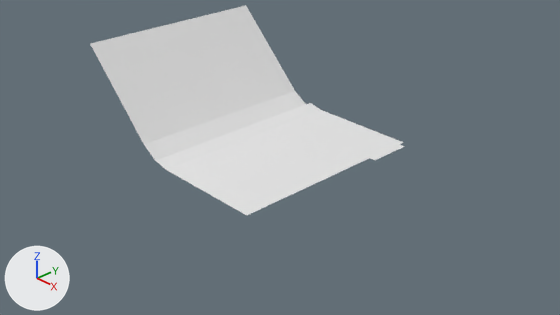
Two versions of the Blender file assets/2D/folder/folder.blend, one commit apart.
Rendered twice from the file's camera 'Camera'. Every picture has the same lights, and +X, +Y and +Z are marked at lower left. The first picture is the older version.

Objects in the first picture: 'Folder'.
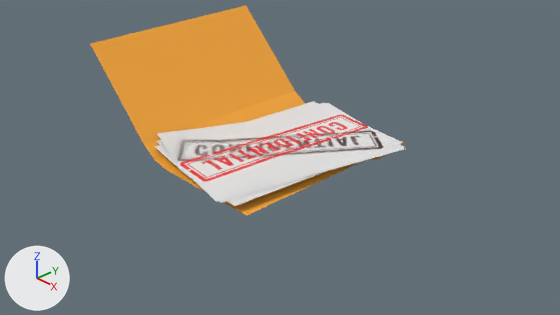
The newer file is also turned or shifted as a whole; pictures and numbers use the older file's frame.

Where the change shows, as pixel boxes (x1, y1, x2, y2) in the pictures (560 x 315 px):
'Folder', recoloured (white to orange)
    both: (90, 5, 405, 215)
'Paper.002', added
    after: (157, 103, 404, 202)
'Paper.003', added
    after: (180, 115, 368, 181)
'Paper.001', added
    after: (157, 103, 405, 203)
'Paper', added
    after: (154, 101, 402, 206)

Edits to the bpy script that builds the scene:
```text
Add img_material_001_base_color:
    img_material_001_base_color = load_image('Material.001 Base Color', 'Material.001 Base Color.png', 1024, 1024, 'sRGB')
Add img_confidential_png:
    img_confidential_png = load_image('confidential.png', 'confidential.png', 500, 350, 'sRGB')
Add mat_material_001:
    mat_material_001 = principled_material('Material.001')
    mat_material_001.texture = img_material_001_base_color
Add mat_paper_confidential:
    mat_paper_confidential = bpy.data.materials.new('Paper Confidential')
    mat_paper_confidential.use_nodes = True; mat_paper_confidential.node_tree.nodes.clear()
    _N = mat_paper_confidential.node_tree.nodes; _L = mat_paper_confidential.node_tree.links
    n0 = _N.new('ShaderNodeBsdfPrincipled'); n0.name = 'Principled BSDF'
    n1 = _N.new('ShaderNodeOutputMaterial'); n1.name = 'Material Output'
    n2 = _N.new('ShaderNodeTexImage'); n2.name = 'Image Texture'
    n2.image = img_confidential_png
    n2.projection = 'BOX'
    _L.new(n0.outputs[0], n1.inputs[0])  # 'BSDF' to 'Surface'
    _L.new(n2.outputs[1], n0.inputs[4])  # 'Alpha' to 'Alpha'
    _L.new(n2.outputs[0], n0.inputs[0])  # 'Color' to 'Base Color'
Change me_plane:
    where me_plane.from_pydata(...)  # 24 vertices, 8 faces; spans x -2.41..1.1, y -1.5..1.6, z 0.0..1.41
    add me_plane.materials.append(mat_material_001)  # picture img_material_001_base_color
Add me_plane_007:
    me_plane_007.from_pydata(...)  # 8 vertices, 3 faces; spans x -1.0..1.0, y -1.01..1.0, z 0.0..0.27
    me_plane_007.materials.append(mat_paper_confidential)
Add me_plane_006:
    me_plane_006.from_pydata([(-0.95, -0.99, 0.17), (1.0, -1.0, 0.0), (-1.0, 1.0, 0.0), (1.0, 1.0, 0.0), (-1.0, 0.5, 0.0), (-1.0, 0.0, 0.0), (-1.0, -0.49, 0.06), (-0.13, -1.01, 0.0)], [], [(0, 7, 6), (6, 7, 5), (5, 7, 1, 3, 2, 4)])
Add me_plane_005:
    me_plane_005.from_pydata([(-0.97, -1.0, 0.09), (1.0, -1.0, 0.0), (-1.0, 1.0, 0.0), (1.0, 1.0, 0.0), (-1.0, 0.5, 0.0), (-1.0, 0.0, 0.0), (-1.0, -0.49, 0.06), (-0.02, -1.01, 0.0)], [], [(0, 7, 6), (6, 7, 5), (5, 7, 1, 3, 2, 4)])
Add me_plane_001:
    me_plane_001.from_pydata([(-0.97, -1.0, 0.08), (1.0, -1.0, 0.0), (-1.0, 1.0, 0.0), (1.0, 1.0, 0.0), (-1.0, 0.5, 0.0), (-1.0, 0.0, 0.0), (-0.99, -0.49, 0.05), (-0.02, -1.01, -0.02)], [], [(0, 7, 6), (6, 7, 5), (5, 7, 1, 3, 2, 4)])
Add ob_paper_003:
    ob_paper_003 = bpy.data.objects.new('Paper.003', me_plane_007)
    ob_paper_003.location = (0.0, 0.0, 0.125)
    ob_paper_003.rotation_euler = (0.0, 0.0, -0.349)  # degrees (0, 0, -20)
    ob_paper_003.scale = (1.0, 1.5, 1.0)
Add ob_paper_002:
    ob_paper_002 = bpy.data.objects.new('Paper.002', me_plane_006)
    ob_paper_002.location = (0.0, 0.0, 0.12)
    ob_paper_002.rotation_euler = (0.0, 0.0, -0.227)  # degrees (0, 0, -13)
    ob_paper_002.scale = (1.0, 1.5, 1.0)
Add ob_paper_001:
    ob_paper_001 = bpy.data.objects.new('Paper.001', me_plane_005)
    ob_paper_001.location = (0.0, 0.0, 0.115)
    ob_paper_001.rotation_euler = (0.0, 0.0, -0.192)  # degrees (0, 0, -11)
    ob_paper_001.scale = (1.0, 1.5, 1.0)
Add ob_paper:
    ob_paper = bpy.data.objects.new('Paper', me_plane_001)
    ob_paper.location = (0.0, 0.0, 0.11)
    ob_paper.rotation_euler = (0.0, 0.0, -0.0873)  # degrees (0, 0, -5)
    ob_paper.scale = (1.0, 1.5, 1.0)
```
